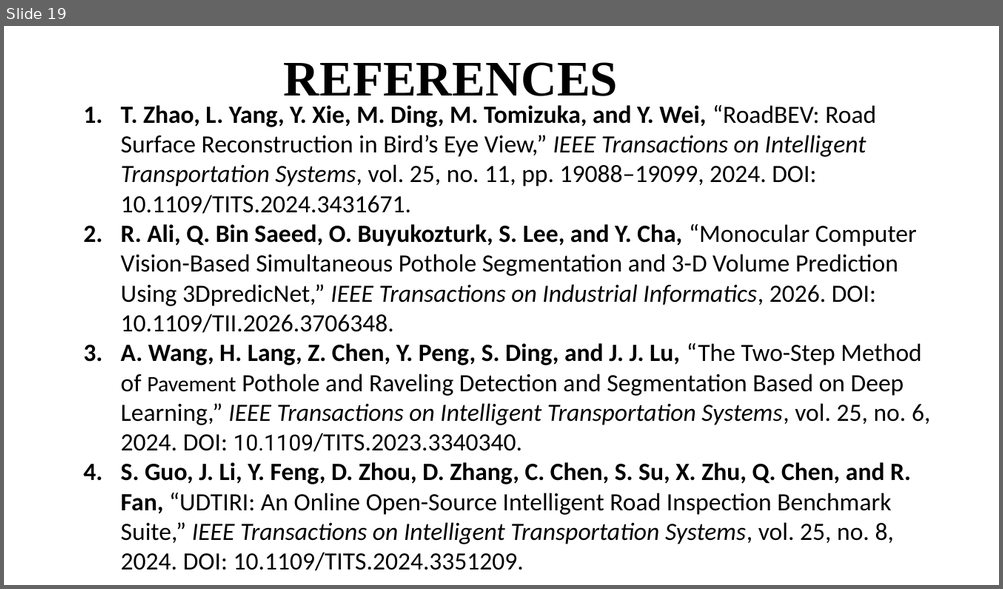
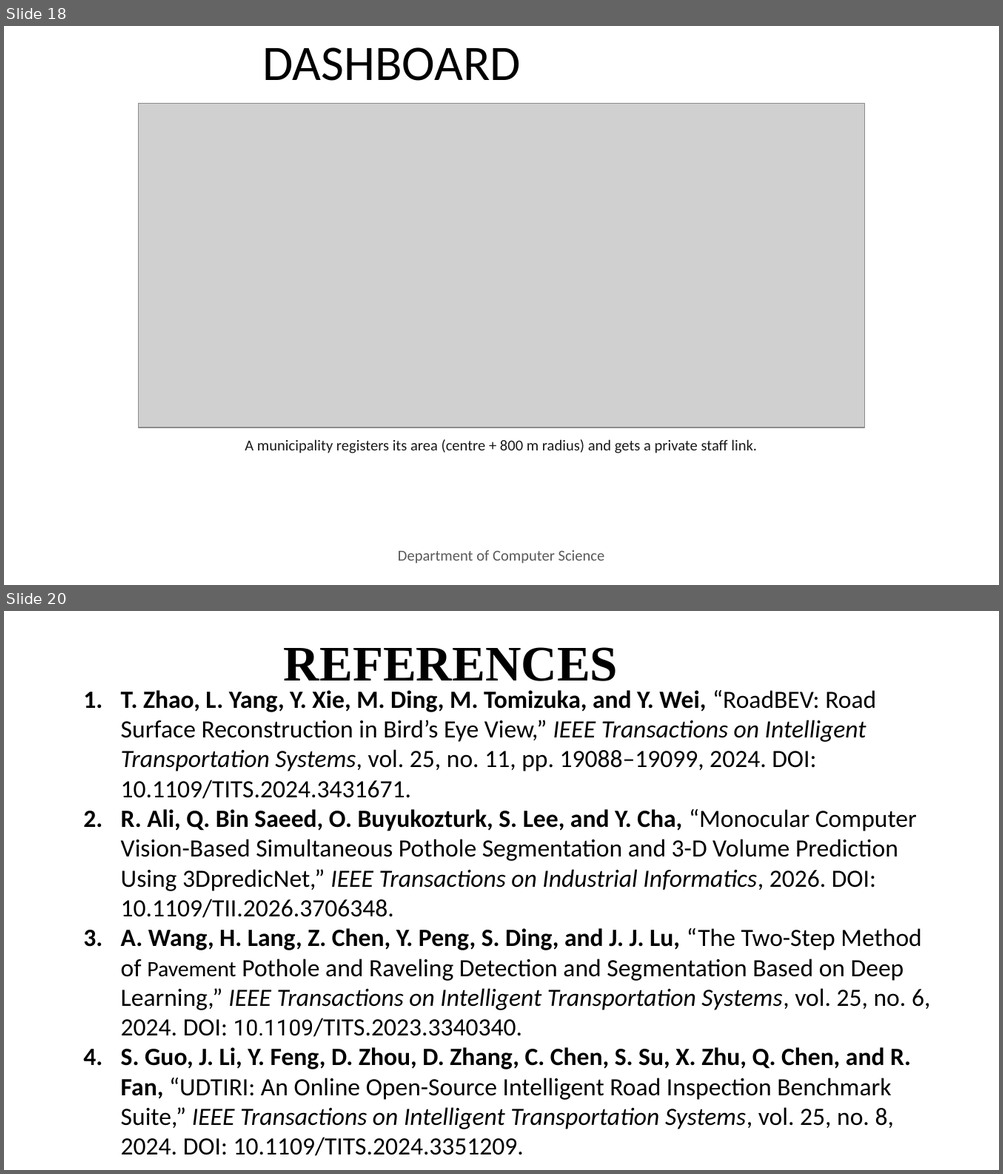
Before and after one commit to SriCharanReddy-B/EcoRoads, a slide deck: EcoRoads_corrected.pptx. Shown one above the other, each under a label of ours: slide 19 before the commit, slides 18 and 20 after it; the slides between them are not shown. The pictures are 1003x589 and 1003x1174 pixels, drawn with LibreOffice and Linux fonts; fonts in the diff are those of the drawing; grey boxes stand for pictures; background and template pictures are left out. Boxes give left, top, right and bottom in pixels: in the first picture for what was removed or moved away, otherwise in the second. Text is boxed around its words. In the diff, an @@ line names an element or a change of style, - is before the commit and + after.

```diff
--- a/EcoRoads_corrected.pptx
+++ b/EcoRoads_corrected.pptx
@@ slide 18 added at bbox=[4, 26, 999, 585], background picture (left out) @@
@@ text added at bbox=[262, 47, 521, 81], 36 pt, text #000000 @@
+DASHBOARD
@@ picture added at bbox=[138, 104, 865, 428] @@
@@ text added at bbox=[244, 440, 757, 454], 11 pt, text #1A1A1A @@
+A municipality registers its area (centre + 800 m radius) and gets a private staff link.
@@ text added at bbox=[398, 551, 605, 564], 11 pt, text #595959 @@
+Department of Computer Science
@@ text added at bbox=[904, 540, 954, 570], 9 pt, text #FFFFFF @@
+18
@@ what was slide 19 is now slide 20 @@
```
Also in this commit, not shown: 3 slides changed, 1 other slide added, 1 slide removed, 18 other files.
